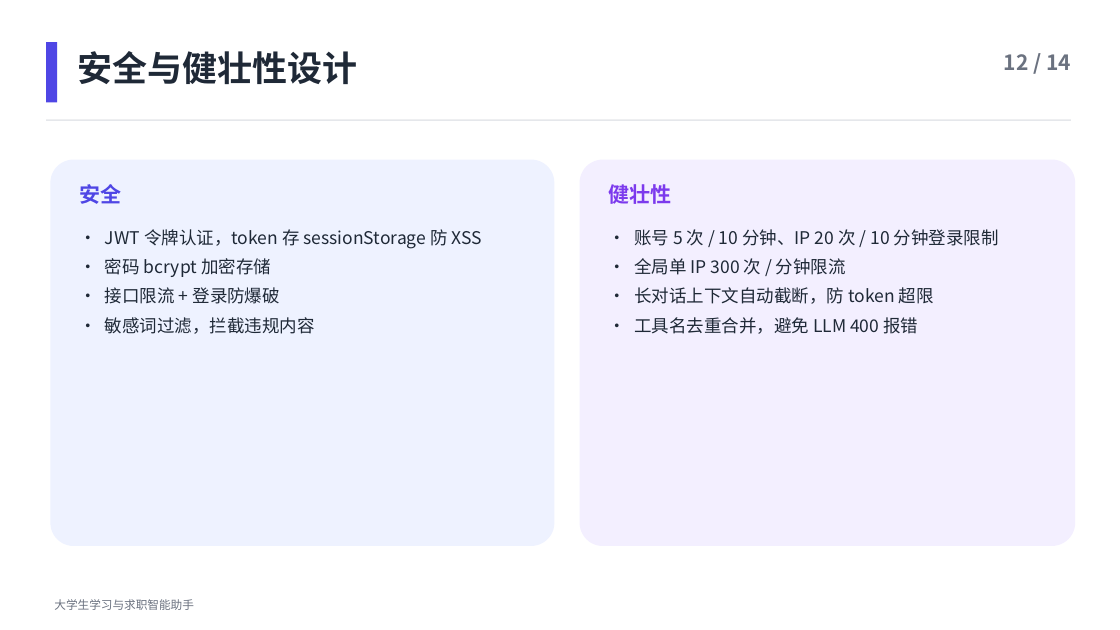
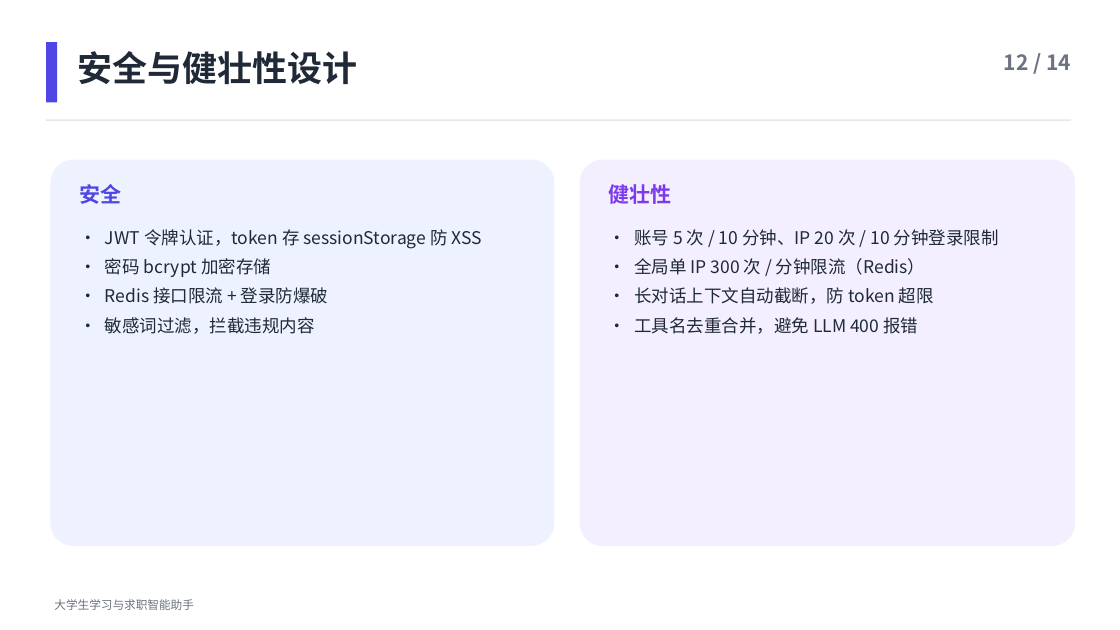
Before and after one commit to 33083/xx, a slide deck: slide 12 of 大学生学习与求职智能助手-介绍.pptx. Drawn at 1120x630 pixels with LibreOffice and Linux fonts; fonts in the diff are those of the drawing. Boxes give left, top, right and bottom in pixels: in the first picture for what was removed or moved away, otherwise in the second. Text is boxed around its words. In the diff, an @@ line names an element or a change of style, - is before the commit and + after.

Commit message:
docs: PPT 更新 Redis 限流相关描述

```diff
--- a/大学生学习与求职智能助手-介绍.pptx
+++ b/大学生学习与求职智能助手-介绍.pptx
@@ text at [634,258,925,275]: text changed @@
-• 全局单 IP 300 次 / 分钟限流
+• 全局单 IP 300 次 / 分钟限流（Redis）
@@ text at [105,287,328,304]: text changed @@
-• 接口限流 + 登录防爆破
+• Redis 接口限流 + 登录防爆破
```
Also in this commit, not shown: 2 other slides changed.
